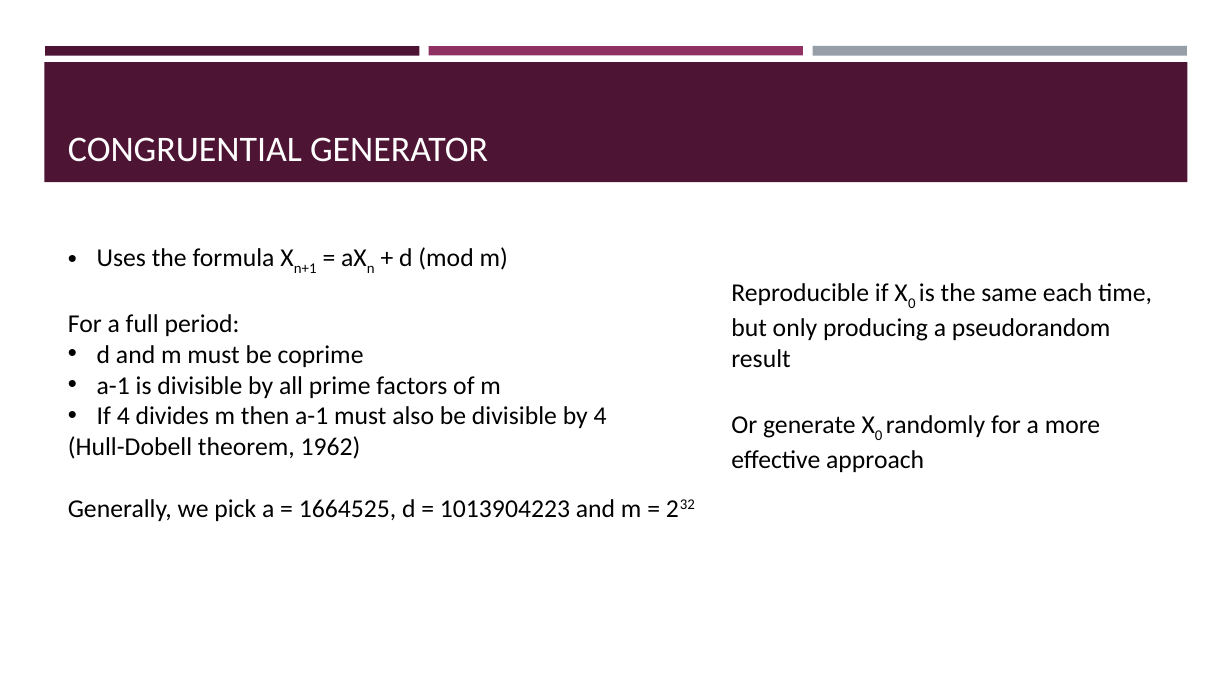
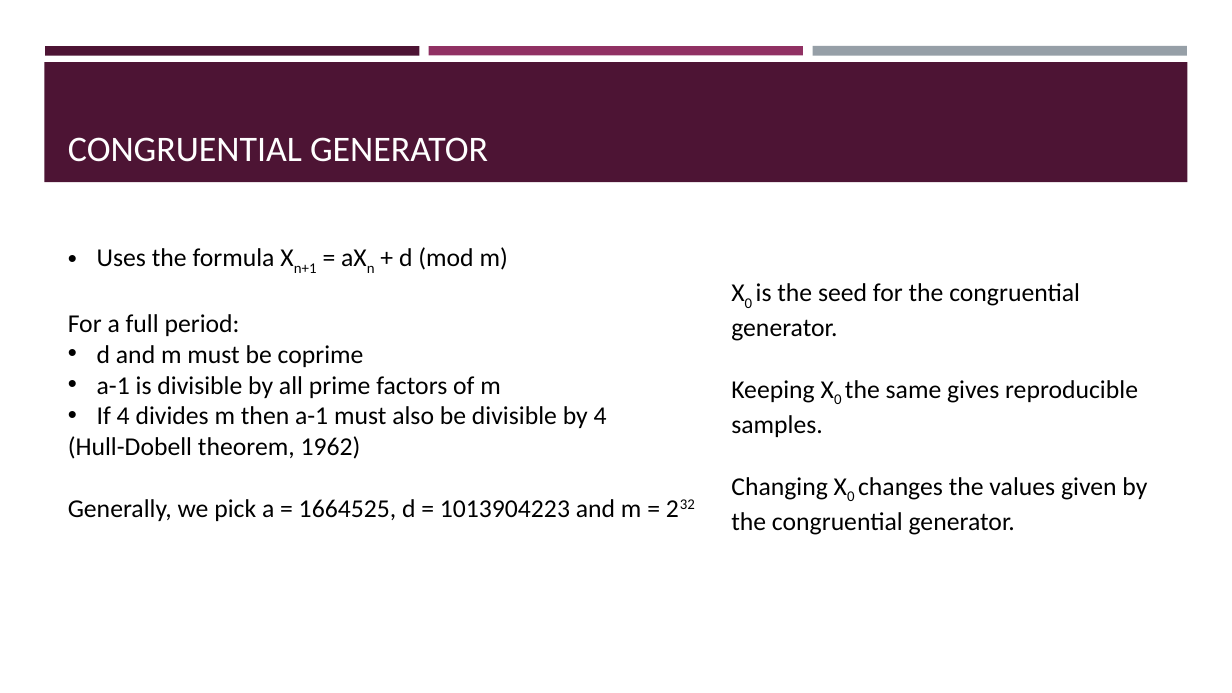
Before and after one commit to eoiniritium/jateb-course-work, a slide deck: slide 6 of presentation.pptx (slide 8 before the commit). Drawn at 1232x693 pixels with LibreOffice and Linux fonts; fonts in the diff are those of the drawing. Boxes give left, top, right and bottom in pixels: in the first picture for what was removed or moved away, otherwise in the second. Text is boxed around its words. In the diff, an @@ line names an element or a change of style, - is before the commit and + after.

```diff
--- a/presentation.pptx
+++ b/presentation.pptx
@@ text at bbox=[731, 283, 1147, 535]: text changed @@
-Reproducible if X0 is the same each time, but only producing a pseudorandom result
-Or generate X0 randomly for a more effective approach
+X0 is the seed for the congruential generator.
+Keeping X0 the same gives reproducible samples.
+Changing X0 changes the values given by the congruential generator.
```
Also in this commit, not shown: 4 other slides changed, 1 slide removed.
